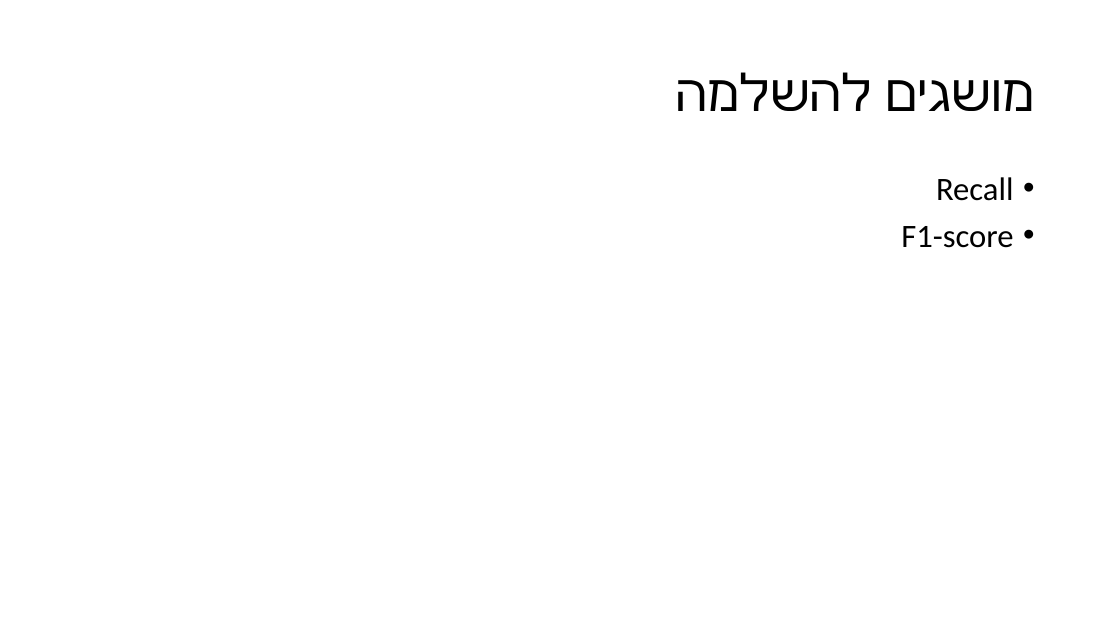
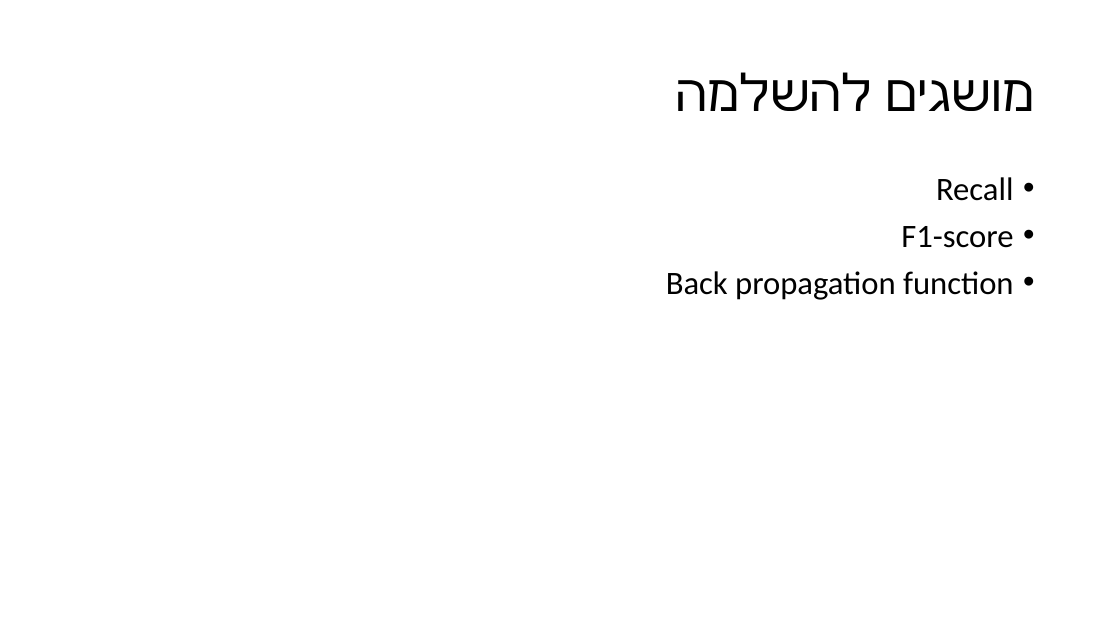
Before and after one commit to amitliron/FeatureSelecion, a slide deck: slide 21 of Presentation/Feature Selection.pptx. Drawn at 1120x630 pixels with LibreOffice and Linux fonts; fonts in the diff are those of the drawing. Boxes give left, top, right and bottom in pixels: in the first picture for what was removed or moved away, otherwise in the second. Text is boxed around its words. In the diff, an @@ line names an element or a change of style, - is before the commit and + after.

```diff
--- a/Presentation/Feature Selection.pptx
+++ b/Presentation/Feature Selection.pptx
@@ text at [666, 271, 1014, 300]: paragraph added @@
+• Back propagation function
```
Also in this commit, not shown: 1 other slide changed, 2 slides added, 1 other file.
